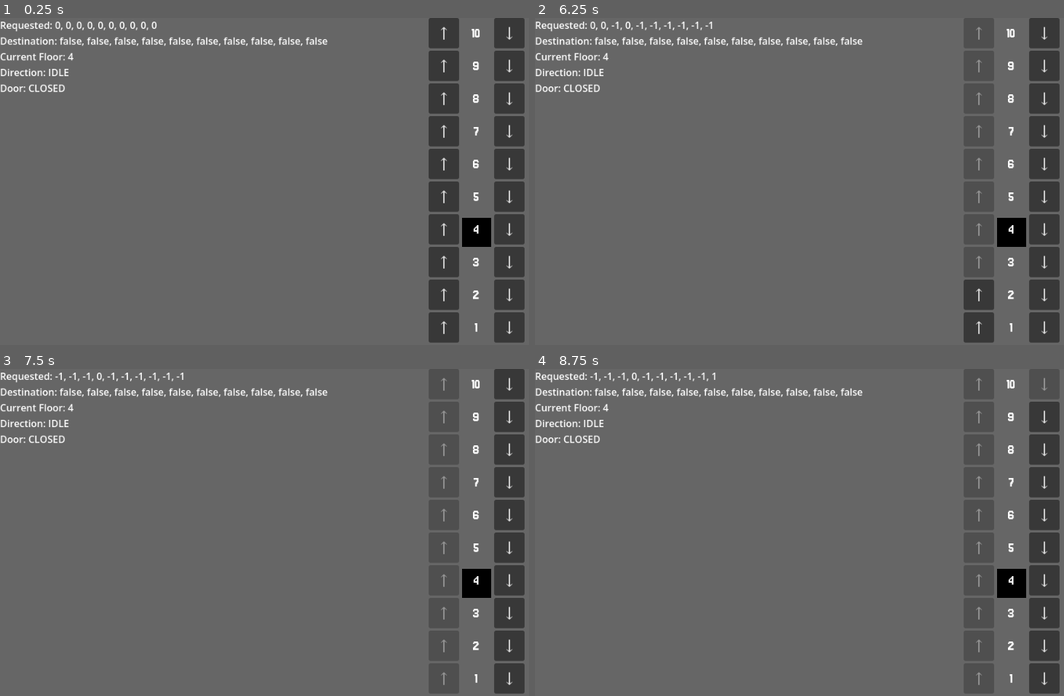
Above: before the commit, frames 1-4 (two rows, left to right).
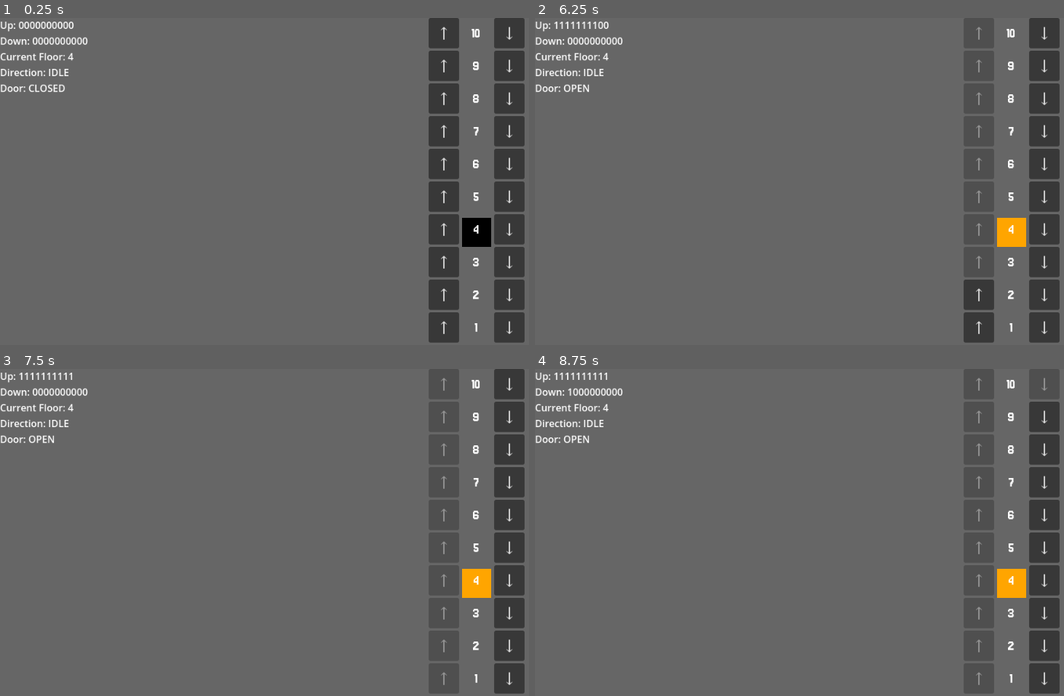
Above: after the commit, the same moments.

Repository: Victor-Wybenga/Elevator-Simulator
Game: Godot game, scene res://Scenes/main.tscn
Two runs of this game, one before a commit and one after it. Both use one fixed random seed, a clock stepped at 60 frames per second and the inputs below.
Inputs:
- Up to frame 1 (0.25 s): no input
- Up to frame 2 (6.25 s): click "↑" at 0.5 s; click "↑" at 1.25 s; click "↑" at 2 s; click "↑" at 2.75 s; click "↑" at 3.5 s; click "↑" at 4.25 s; click "↑" at 5 s; click "↑" at 5.75 s
- Up to frame 3 (7.5 s): click "↑" at 6.5 s; click "↑" at 7.25 s
- Up to frame 4 (8.75 s): click "↓" at 8 s

The runs differ from the first frame. In frame 1, 1.1% of the frame differs, in the area x 0-62%, y 1-9%; in frame 2, 1.6%, in the area x 0-93%, y 1-70%; in frame 3, 1.6%; in frame 4, 1.6%.

Commit message:
more assets

Diff:
--- a/Scripts/door_timer.gd
+++ b/Scripts/door_timer.gd
@@ -9,4 +9,5 @@
 	self.start()
 
 func _on_timeout() -> void:
+	self.stop()
 	on_floor_timeout.emit(self.floor)
--- a/Scripts/elevator.gd
+++ b/Scripts/elevator.gd
@@ -19,19 +19,13 @@
 const FLOORS: int = 10
 @onready var BOUNDS: Vector2 = $CollisionShape2D.get_shape().get_rect().size
 
-var requested_floors: Array[Direction]
-var destination_floors: Array[bool] #unused atm
+var ups: int = 0b0_000_000_000
+var downs: int = 0b0_000_000_000
+#var destinations: int = 0b0000000000 #unused atm
 
 var current_floor: int
 var direction: Direction = Direction.IDLE
 var door: Door = Door.CLOSED
-
-func _ready() -> void:
-	requested_floors.resize(FLOORS)
-	requested_floors.fill(Direction.IDLE)
-
-	destination_floors.resize(FLOORS)
-	destination_floors.fill(false)
 
 func get_floor(y_position: float) -> int:
 	var height: float = get_viewport_rect().size.y
@@ -57,7 +51,7 @@
 	var next_floor: int = -1
 	var closest_distance: int = INF
 	for floor in range(1, FLOORS + 1):
-		if requested_floors.get(floor - 1) != Direction.IDLE:
+		if (ups | downs) & (1 << (floor - 1)):
 			var dist: int = abs(current_floor - floor)
 			if dist < closest_distance:
 				closest_distance = dist
@@ -78,17 +72,13 @@
 func remaining_floors_in(dir: Direction, from: int) -> bool:
 	match dir:
 		Direction.UP:
-			return not requested_floors.slice(from).all(
-				func(x): return x == Direction.IDLE
-			)
+			return (ups | downs) >> from
 		Direction.DOWN:
-			return not requested_floors.slice(0, from - 1).all(
-				func(x): return x == Direction.IDLE
-			)
+			return (ups | downs) & ((1 << from) - 1)
 		_: return false
 
 func next_direction(floor: int) -> Direction:
-	if direction != Direction.IDLE and remaining_floors_in(direction, floor):
+	if remaining_floors_in(direction, floor):
 		return direction
 	else:
 		return closest_floor_direction()
@@ -99,10 +89,11 @@
 		) <= (SPEED * delta)
 
 	if on_floor \
-	and requested_floors[current_floor - 1] != Direction.IDLE\
+	and (ups | downs) & (1 << (current_floor - 1)) \
 	and (
 		not remaining_floors_in(direction, current_floor)
-		or requested_floors[current_floor - 1] == direction
+		or (ups if direction == Direction.UP else downs) &
+		   (1 << (current_floor - 1))
 	):
 		self.position.y = get_floor_position(current_floor)
 		door = Door.OPEN
@@ -117,12 +108,16 @@
 
 func _on_timer_on_floor_timeout(floor: int) -> void:
 	reached_floor.emit(floor, direction)
-	requested_floors[floor - 1] = Direction.IDLE
+	match direction:
+		Direction.UP: ups ^= (1 << (floor - 1))
+		Direction.DOWN: downs ^= (1 << (floor - 1))
 	direction = next_direction(floor)
 	door = Door.CLOSED
 
 func _on_elevator_buttons_call_elevator(floor: int, dir: Direction) -> void:
-	requested_floors[floor - 1] = dir
+	match dir:
+		Direction.UP: ups |= (1 << (floor - 1))
+		Direction.DOWN: downs |= (1 << (floor - 1))
 	direction = next_direction(current_floor)
 
 #func _on_destination_floor_buttons_call_elevator(floor: int) -> void:
--- a/Scripts/queue_display.gd
+++ b/Scripts/queue_display.gd
@@ -2,9 +2,9 @@
 
 # Called every frame. 'delta' is the elapsed time since the previous frame.
 func _process(delta: float) -> void:
-	self.text = ("Requested: {queue}\nDestination: {destination}\nCurrent Floor: {floor}\nDirection: {state}\nDoor: {door}").format({
-		"queue": ", ".join($"../Elevator".requested_floors),
-		"destination": ", ".join($"../Elevator".destination_floors),
+	self.text = ("Up: {ups}\nDown: {downs}\nCurrent Floor: {floor}\nDirection: {state}\nDoor: {door}").format({
+		"ups": String.num_int64($"../Elevator".ups, 2).pad_zeros(10),
+		"downs": String.num_int64($"../Elevator".downs, 2).pad_zeros(10),
 		"floor": $"../Elevator".current_floor,
 		"state": $"../Elevator".Direction.find_key($"../Elevator".direction),
 		"door": $"../Elevator".Door.find_key($"../Elevator".door),
Binary file added: Assets/UI/Sprites/UI_Flat_Banner01a.png
Not shown, added: Assets/UI/Sprites/UI_Flat_Banner01a.png.import
Binary file added: Assets/UI/Sprites/UI_Flat_Banner02a.png
Not shown, added: Assets/UI/Sprites/UI_Flat_Banner02a.png.import
Binary file added: Assets/UI/Sprites/UI_Flat_Banner03a.png
Not shown, added: Assets/UI/Sprites/UI_Flat_Banner03a.png.import
Binary file added: Assets/UI/Sprites/UI_Flat_Banner04a.png
Not shown, added: Assets/UI/Sprites/UI_Flat_Banner04a.png.import
Binary file added: Assets/UI/Sprites/UI_Flat_Bar01a.png
Not shown, added: Assets/UI/Sprites/UI_Flat_Bar01a.png.import
Binary file added: Assets/UI/Sprites/UI_Flat_Bar02a.png
Not shown, added: Assets/UI/Sprites/UI_Flat_Bar02a.png.import
(and 190 more such lines)
